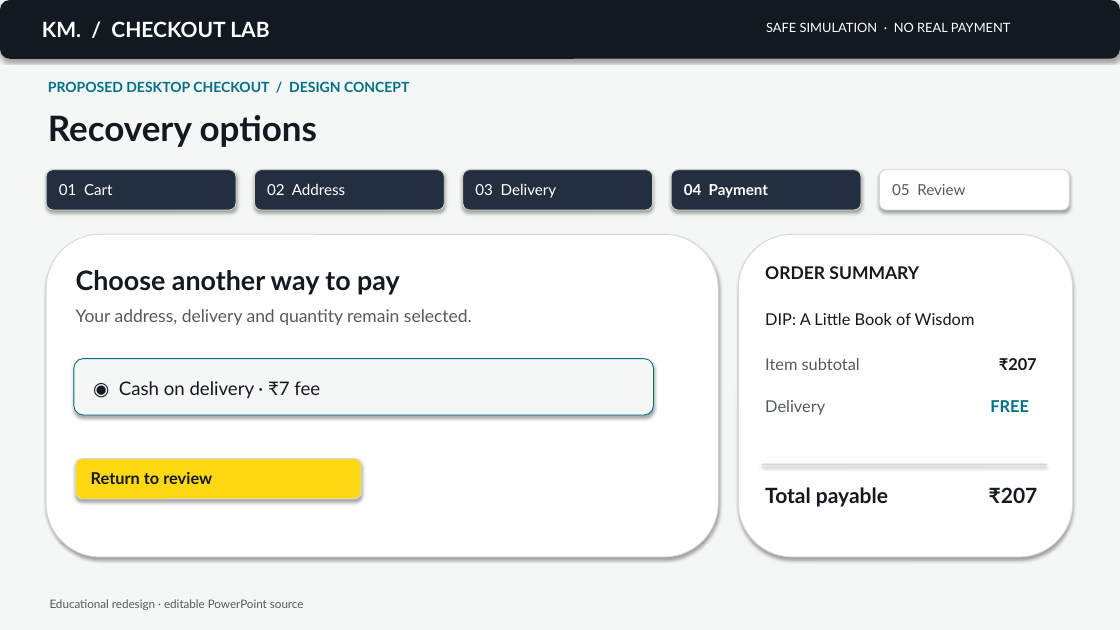
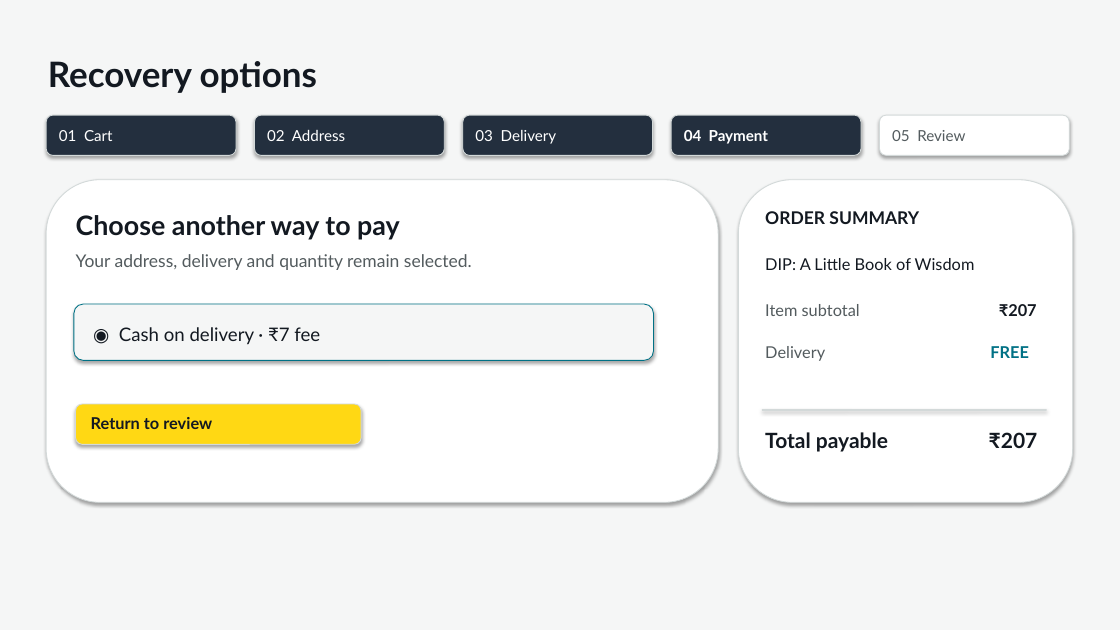
Before and after one commit to kunalmahurkar73-collab/kunalmahurkar73-collab.github.io, a slide deck: slide 8 of assignment/amazon-checkout-editable-design-source.pptx. Drawn at 1120x630 pixels with LibreOffice and Linux fonts; fonts in the diff are those of the drawing. Boxes give left, top, right and bottom in pixels: in the first picture for what was removed or moved away, otherwise in the second. Text is boxed around its words. In the diff, an @@ line names an element or a change of style, - is before the commit and + after.

Commit message:
Remove design annotations from checkout wireframes

```diff
--- a/assignment/amazon-checkout-editable-design-source.pptx
+++ b/assignment/amazon-checkout-editable-design-source.pptx
@@ rounded rectangle removed at bbox=[0, 0, 1120, 59] @@
@@ text removed at bbox=[42, 21, 269, 37] @@
-KM. / CHECKOUT LAB
@@ text removed at bbox=[766, 22, 1011, 32] @@
-SAFE SIMULATION · NO REAL PAYMENT
@@ text removed at bbox=[48, 81, 409, 92] @@
-PROPOSED DESKTOP CHECKOUT / DESIGN CONCEPT
@@ rounded rectangle: place and size @@
-rounded rectangle at bbox=[463, 170, 653, 210]
+rounded rectangle at bbox=[46, 115, 236, 155]
@@ rounded rectangle: place and size @@
-rounded rectangle at bbox=[671, 170, 861, 210]
+rounded rectangle at bbox=[255, 115, 444, 155]
@@ rounded rectangle: place and size @@
-rounded rectangle at bbox=[46, 170, 236, 210]
+rounded rectangle at bbox=[463, 115, 653, 155]
@@ rounded rectangle: place and size @@
-rounded rectangle at bbox=[255, 170, 444, 210]
+rounded rectangle at bbox=[671, 115, 861, 155]
@@ 18 texts, 6 rounded rectangles: place and size @@
-18 texts, 6 rounded rectangles at bbox=[46, 115, 1073, 557]
+18 texts, 6 rounded rectangles at bbox=[46, 61, 1073, 502]
@@ text removed at bbox=[50, 599, 304, 610] @@
-Educational redesign · editable PowerPoint source
```
Also in this commit, not shown: 8 other slides changed, 23 other files.
